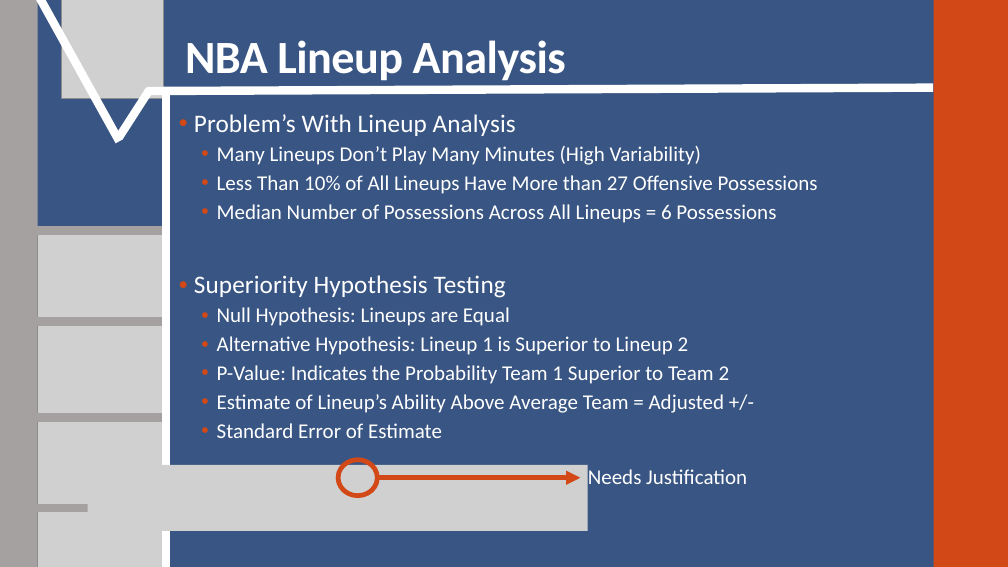
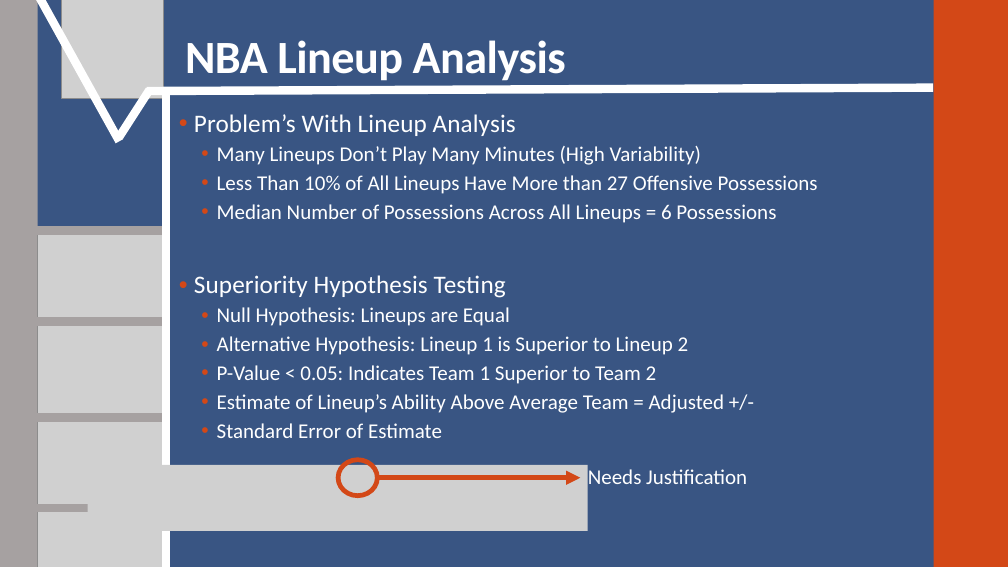
Before and after one commit to SuperMarioGiacomazzo/STOR390_WEBSITE, a slide deck: slide 6 of Slides/Basketball 3/Basketball_3_Lecture.pptx. Drawn at 1008x567 pixels with LibreOffice and Linux fonts; fonts in the diff are those of the drawing; grey boxes stand for pictures. Boxes give left, top, right and bottom in pixels: in the first picture for what was removed or moved away, otherwise in the second. Text is boxed around its words. In the diff, an @@ line names an element or a change of style, - is before the commit and + after.

Commit message:
Slides Update

```diff
--- a/Slides/Basketball 3/Basketball_3_Lecture.pptx
+++ b/Slides/Basketball 3/Basketball_3_Lecture.pptx
@@ text at (217, 365, 657, 384): text changed @@
-  • P-Value: Indicates the Probability Team 1 Superior to Team 2
+  • P-Value < 0.05: Indicates Team 1 Superior to Team 2
```
Also in this commit, not shown: 1 other slide changed, 12 other files.
